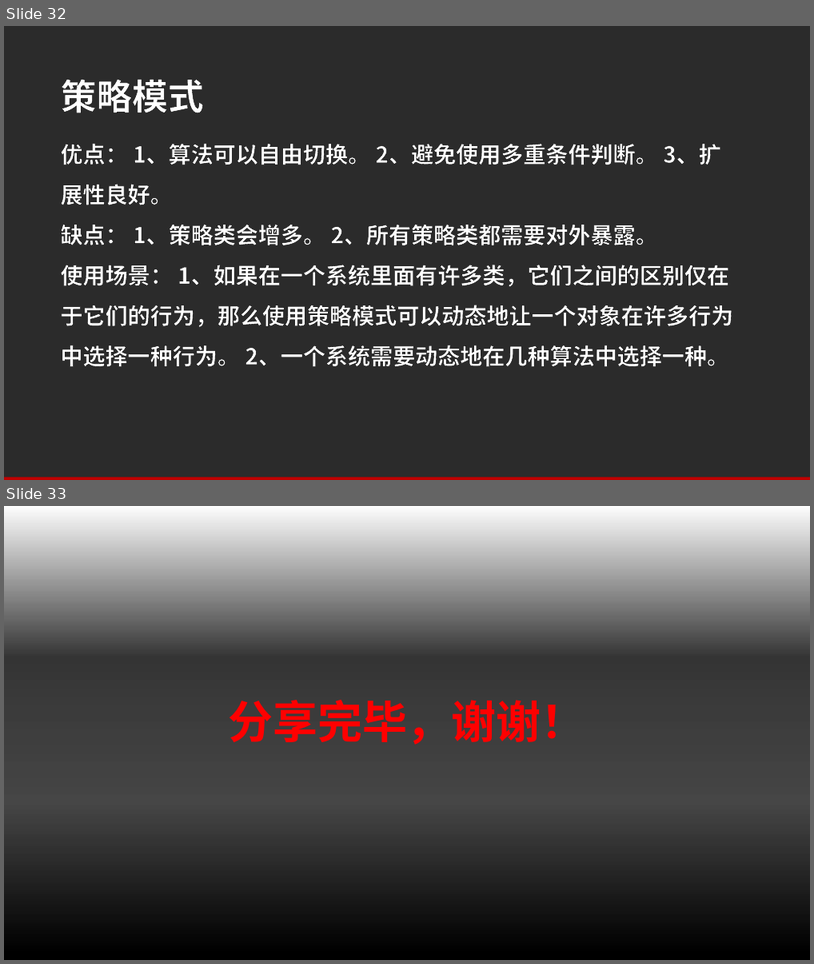
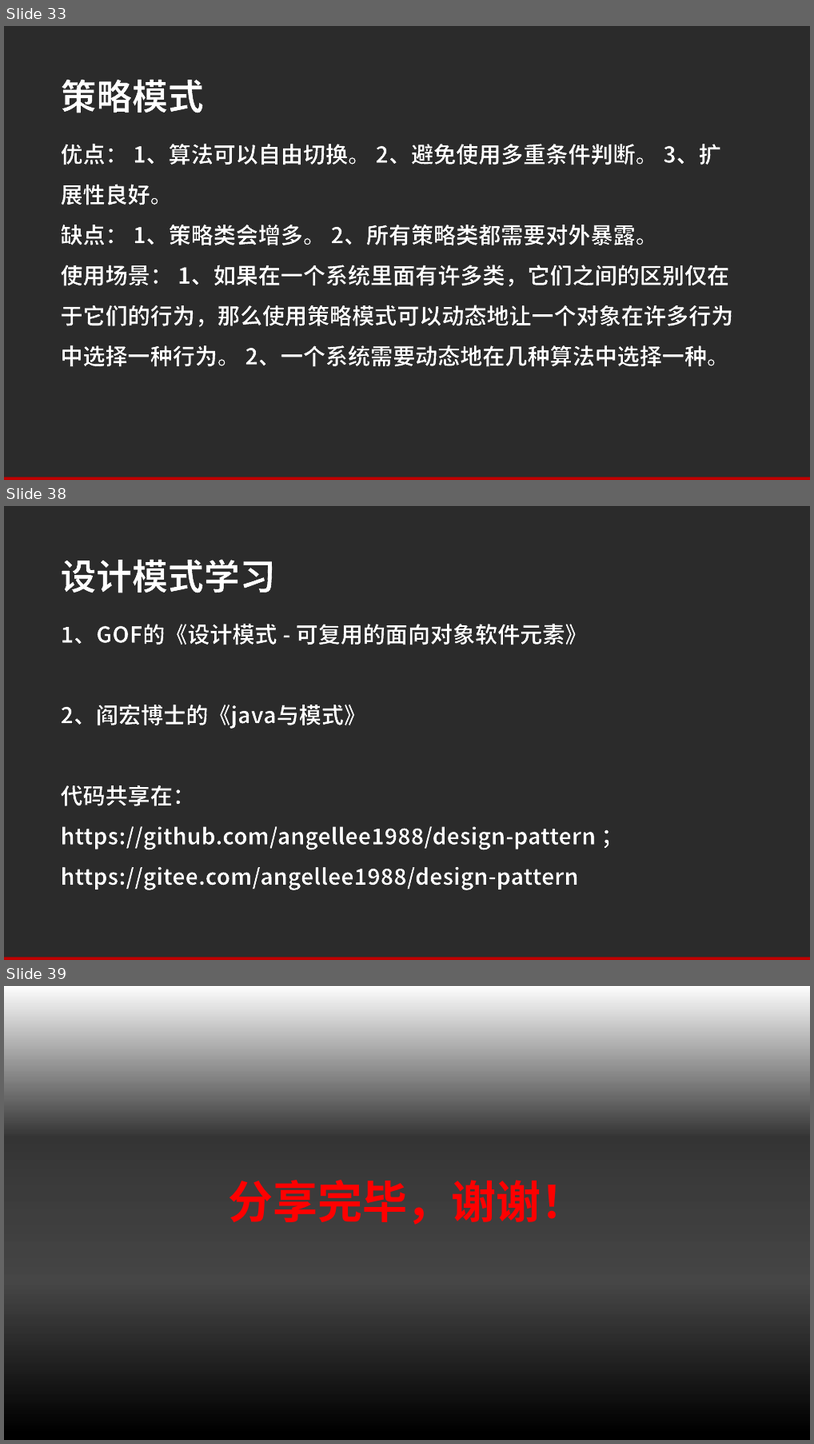
Before and after one commit to angellee1988/design-pattern, a slide deck: 常用设计模式.pptx. Shown one above the other, each under a label of ours: slides 32 and 33 before the commit, slides 33, 38 and 39 after it; the slides between them are not shown. The pictures are 814x964 and 814x1444 pixels, drawn with LibreOffice and Linux fonts; fonts in the diff are those of the drawing; background and template pictures are left out; a plain dark background stands for a picture behind light text. Boxes give left, top, right and bottom in pixels: in the first picture for what was removed or moved away, otherwise in the second. Text is boxed around its words. In the diff, an @@ line names an element or a change of style, - is before the commit and + after.

```diff
--- a/常用设计模式.pptx
+++ b/常用设计模式.pptx
@@ slide 38 added at [4,506,810,960], background picture (left out); not listed: 1 template element that a slide beside it also shows @@
@@ text added at [61,559,276,593], 32 pt, text #FFFFFF, bold @@
+设计模式学习
@@ text added at [61,624,597,890], 20 pt, text #FFFFFF, bold @@
+1、GOF的《设计模式 - 可复用的面向对象软件元素》
+2、阎宏博士的《java与模式》
+代码共享在：
+https://github.com/angellee1988/design-pattern ；
+https://gitee.com/angellee1988/design-pattern
@@ what was slide 32 is now slide 33 @@
@@ what was slide 33 is now slide 39 @@
```
Also in this commit, not shown: 4 slides changed, 5 other slides added.
